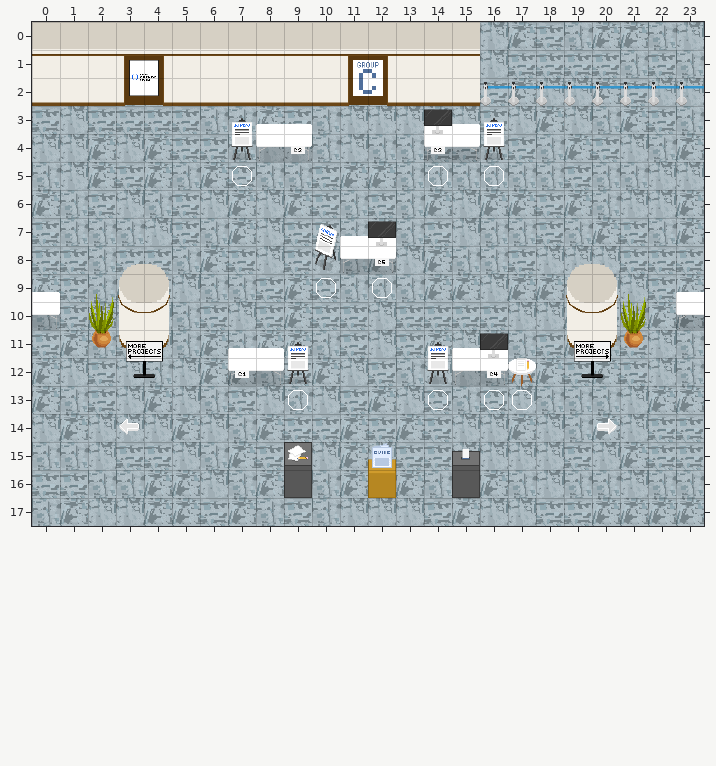
Level history. Tiled map (JSON): maps/UCC_Foyer_3.json. Above: the version before the commit.
Cells are 32x32 px. Shown: x 0..23, y 0..17. Tiles whose own drawing changed are shown in their newer look in all pictures.
After:
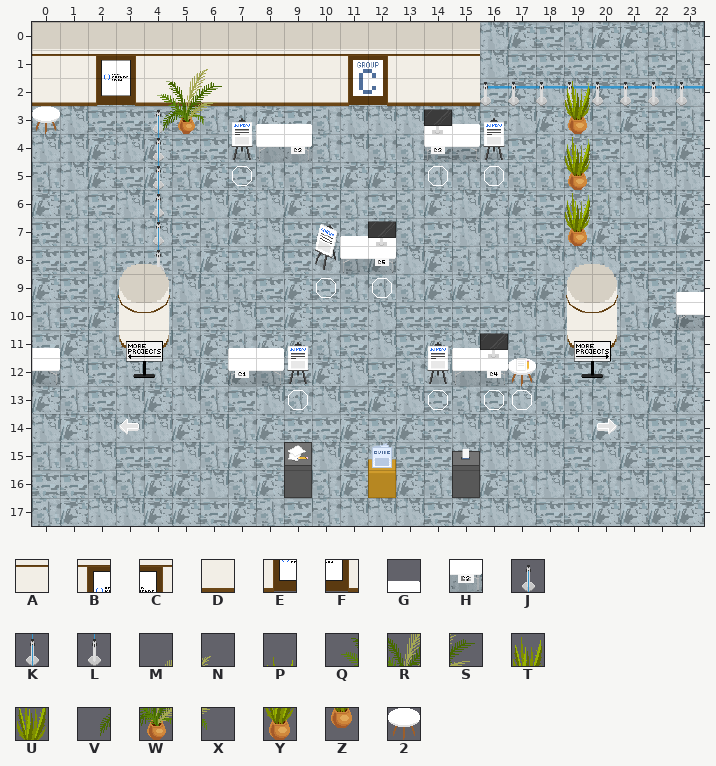
Key: from "Demo_Day": A 55, B 56, C 57, D 80, E 81, F 82, G 154, H 179, J 330, K 355, L 380; from "WA_Decoration": M 61, N 62, P 64, Q 72, R 73, S 74, T 75, U 76, V 84, W 85, X 86, Y 87, Z 88; from "WA_Tables": 2 131.
_ is an empty cell.
See-through tiles are keyed as they look on the map.
The exact change:
Layer "walls":
y 1: x 2..4 ABC -> BCA
y 2: x 2..4 DEF -> EFD
y 3: x 0 _ -> 2
y 9: x 2 P -> _; x 21 P -> _
y 10: x 2 U -> _; x 21 U -> _
y 11: x 2 Z -> _; x 21 Z -> _
Layer "furniture":
y 2: x 19 _ -> T
y 3: x 4 _ -> J; x 19 _ -> Y
y 4: x 4 _ -> K; x 19 _ -> T
y 5: x 4 _ -> K; x 19 _ -> Y
y 6: x 4 _ -> K; x 19 _ -> T
y 7: x 4 _ -> K; x 19 _ -> Y
y 8: x 4 _ -> L
y 9: x 0 G -> _
y 10: x 0 H -> _
y 11: x 0 _ -> G
y 12: x 0 _ -> H
Layer "aboveFurniture":
y 1: x 5..6 __ -> MN
y 2: x 4..6 ___ -> QRS
y 3: x 4..6 ___ -> VWX
